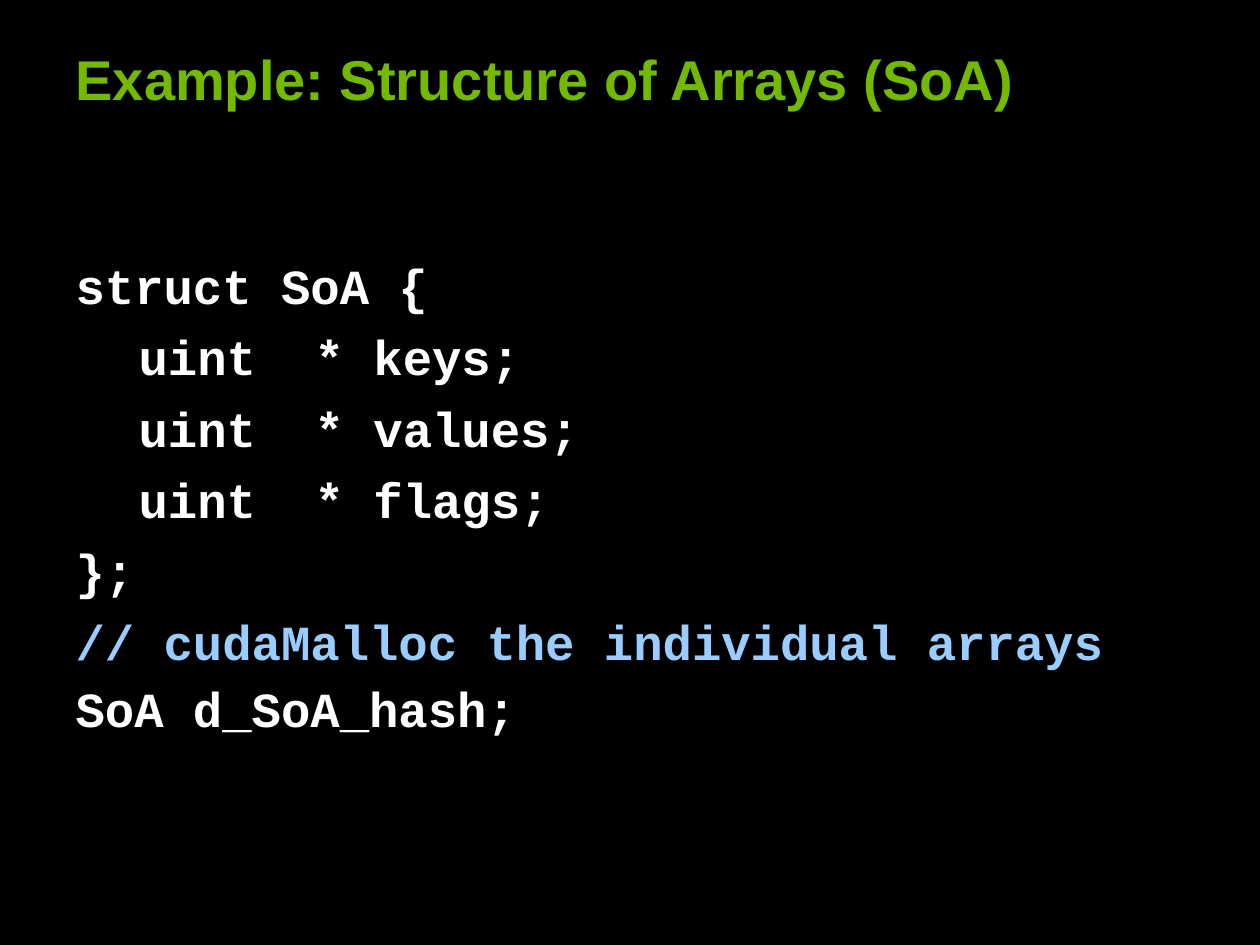
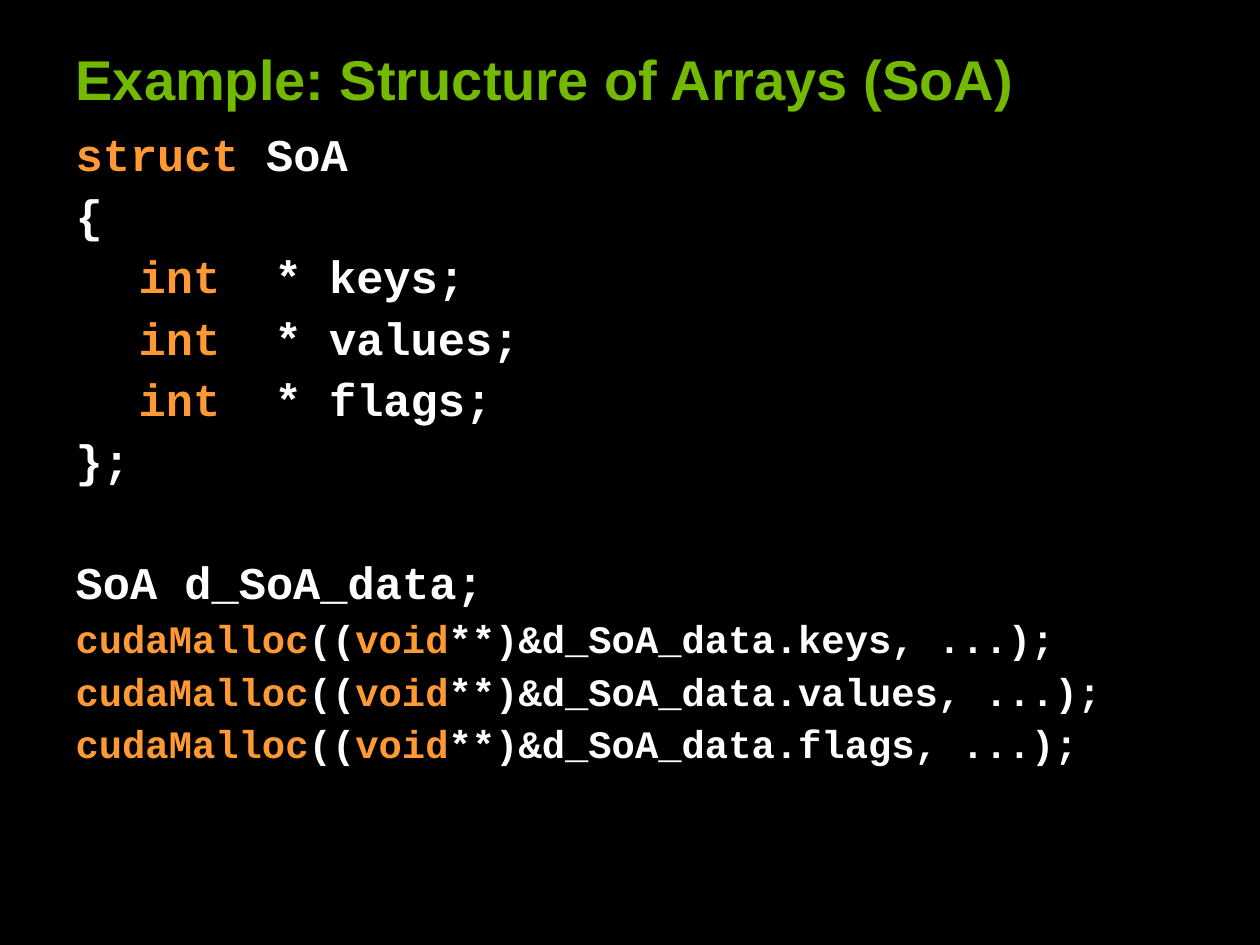
Before and after one commit to leofang/stanford-cs193g-sp2010, a slide deck: slide 13 of trunk/lectures/lecture_5/performance_considerations.ppt. Drawn at 1260x945 pixels with LibreOffice and Linux fonts; fonts in the diff are those of the drawing. Boxes give left, top, right and bottom in pixels: in the first picture for what was removed or moved away, otherwise in the second. Text is boxed around its words. In the diff, an @@ line names an element or a change of style, - is before the commit and + after.

```diff
--- a/trunk/lectures/lecture_5/performance_considerations.ppt
+++ b/trunk/lectures/lecture_5/performance_considerations.ppt
@@ text "struct SoA" at bbox=[76, 140, 962, 767]: size 28 to 25.9 pt in "};"; line spacing 1 to 0.9 @@
@@ text at bbox=[76, 140, 519, 426]: text changed; size 28 to 25.9 pt @@
-struct SoA {
-uint * keys;
-uint * values;
-uint * flags;
+struct SoA
+{
+int * keys;
+int * values;
+int * flags;
@@ text at bbox=[76, 567, 962, 767]: text changed; size 28 to 22.2 pt; text colour #99CCFF to #FFFFFF @@
-// cudaMalloc the individual arrays
-SoA d_SoA_hash;
+SoA d_SoA_data;
+cudaMalloc((void**)&d_SoA_data.keys, ...);
+cudaMalloc((void**)&d_SoA_data.values, ...);
+cudaMalloc((void**)&d_SoA_data.flags, ...);
```
Also in this commit, not shown: 22 other slides changed, 1 other file.
